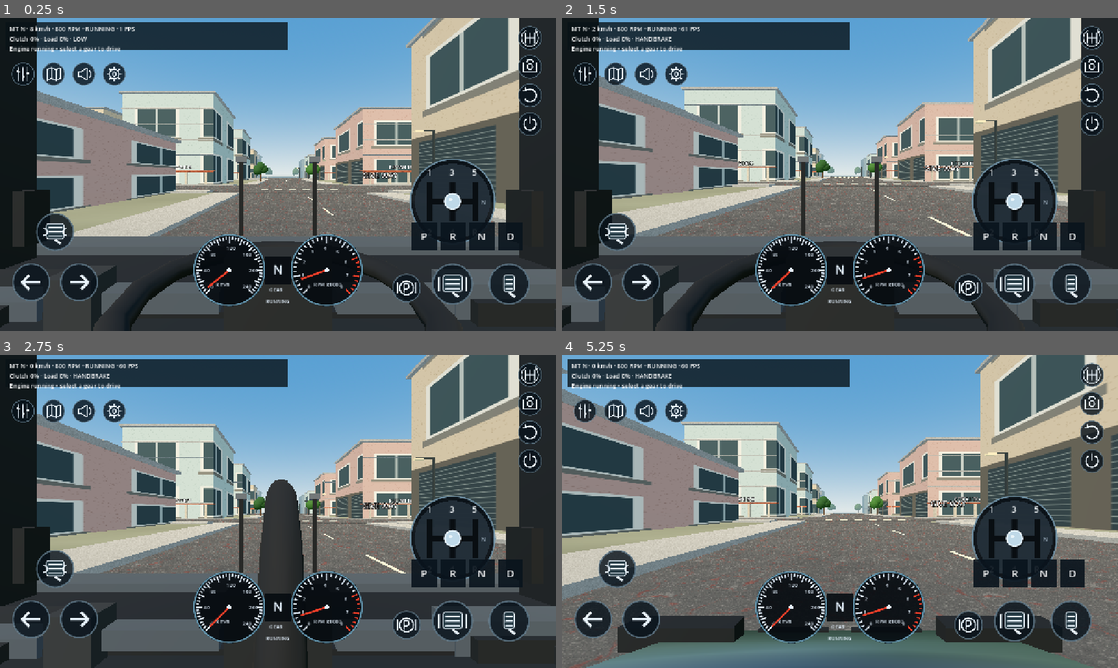
Above: before the commit, frames 1-4 (two rows, left to right).
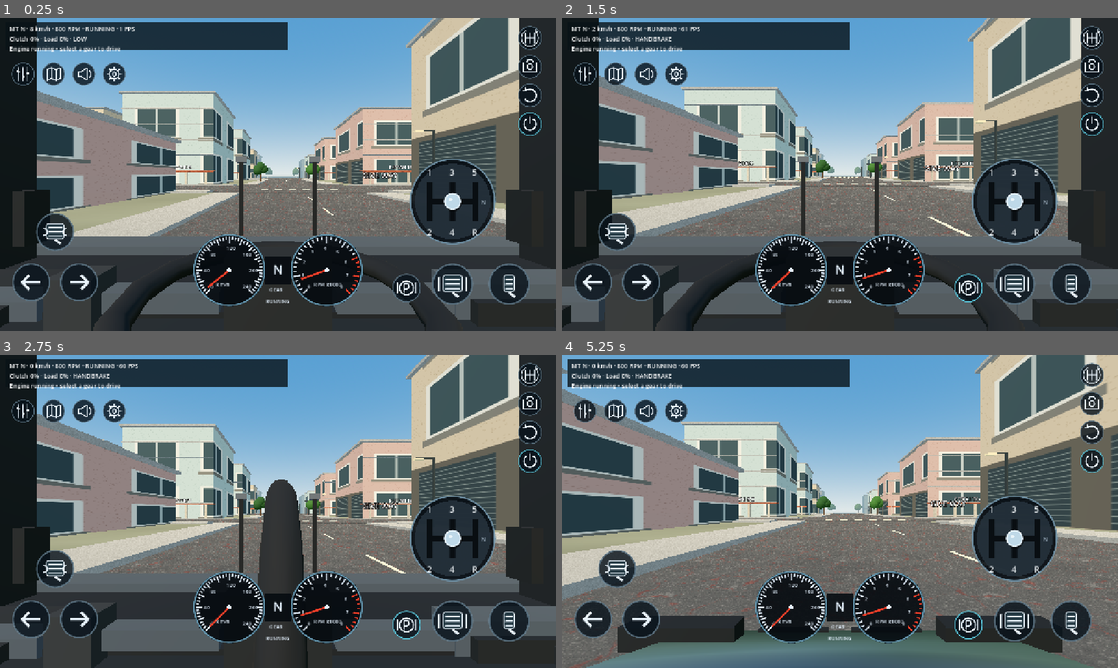
Above: after the commit, the same moments.

Repository: Mhd-Azeem/WebToApp
Game: Godot game, scene res://scenes/main.tscn
The game is run twice, just before and just after one commit, with the same random seed, the same clock (stepped at 60 frames per second) and the same inputs.
Inputs (mouse positions are in pixels of both pictures, inside the frame that each line leads up to):
- Up to frame 1 (0.25 s): no input
- Up to frame 2 (1.5 s): tap Enter at 0.5 s; move the mouse to (962, 158) at 0.52 s; hold D 0.53-1.25 s; hold Shift 0.53-1.25 s; click (962, 158) at 0.67 s; tap Space at 0.77 s; drag from (728, 190) to (812, 237) at 1.27 s
- Up to frame 3 (2.75 s): move the mouse to (333, 442) at 2.02 s; hold D from 2.03 s (still down); hold H from 2.03 s (still down)
- Up to frame 4 (5.25 s): release D at 2.75 s; release H at 2.75 s; drag from (812, 574) to (673, 464) at 2.77 s; move the mouse to (1006, 558) at 3.52 s; hold A 3.53-4.25 s; tap V at 3.6 s; tap Space at 3.77, 5 s; drag from (673, 464) to (756, 433) at 4.27 s; move the mouse to (867, 511) at 5.02 s; hold S from 5.03 s (still down); tap P at 5.1 s; click (867, 511) at 5.17 s

The runs differ from the first frame. In frame 1, 1.3% of the frame differs, in the area x 74-98%, y 30-75%; in frame 2, 1.4%; in frame 3, 1.4%; in frame 4, 1.6%, in the area x 70-98%, y 30-91%.
Error before the commit: Invalid assignment of property or key 'visible' with value of type 'bool' on a base object of type 'Nil'. (res://scripts/main.gd:308)

Commit message:
Guard cockpit overlay access during Android physics test startup

Diff:
--- a/az-car-3d/scripts/main.gd
+++ b/az-car-3d/scripts/main.gd
@@ -305,7 +305,7 @@
 	camera.global_position+=car.global_basis.y*sin(t.engine.clock*70)*lug*0.012
 	hud.text="%s · %d km/h · %d RPM · %s · %d FPS\nClutch %d%% · Load %d%% · %s\n%s" % [t.display(),roundi(car.linear_velo …(216 unchanged characters)…
 	shifter.visible=t.mode==0 and not desktop_mode
-	cockpit_overlay.visible=cockpit and not settings.visible
+	if is_instance_valid(cockpit_overlay): cockpit_overlay.visible=cockpit and not settings.visible
 	if t.mode!=0 and pedals.clutch.visible: pedals.clutch.cancel()
 	pedals.clutch.visible=t.mode==0 and not desktop_mode
 	settings.transmission_selector.select(t.mode)
